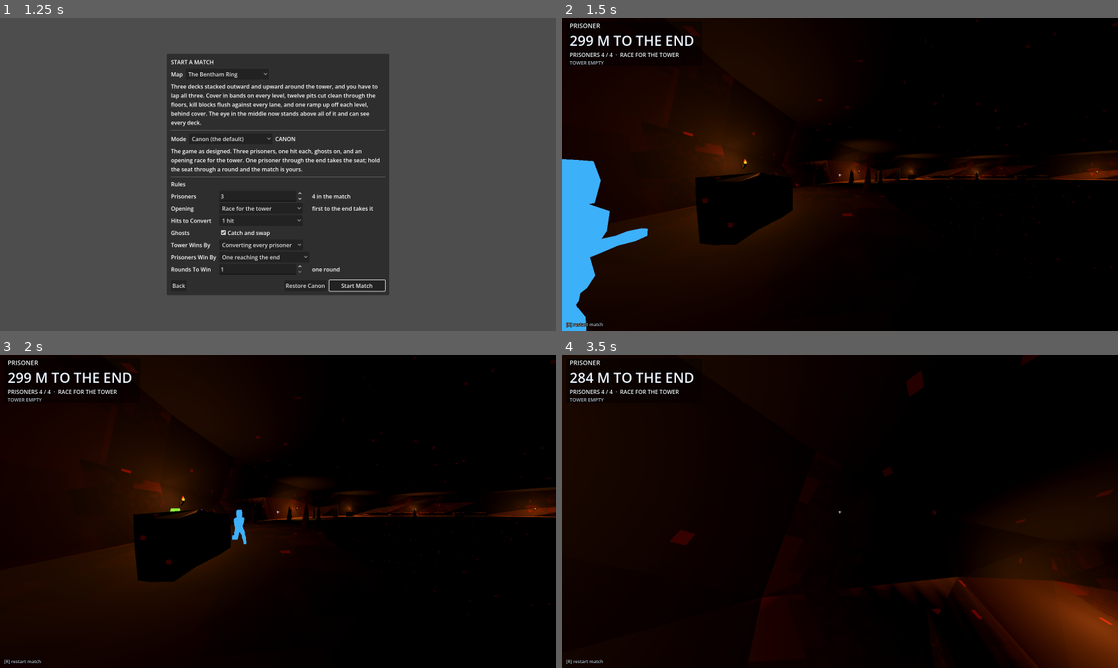
Above: before the commit, frames 1-4 (two rows, left to right).
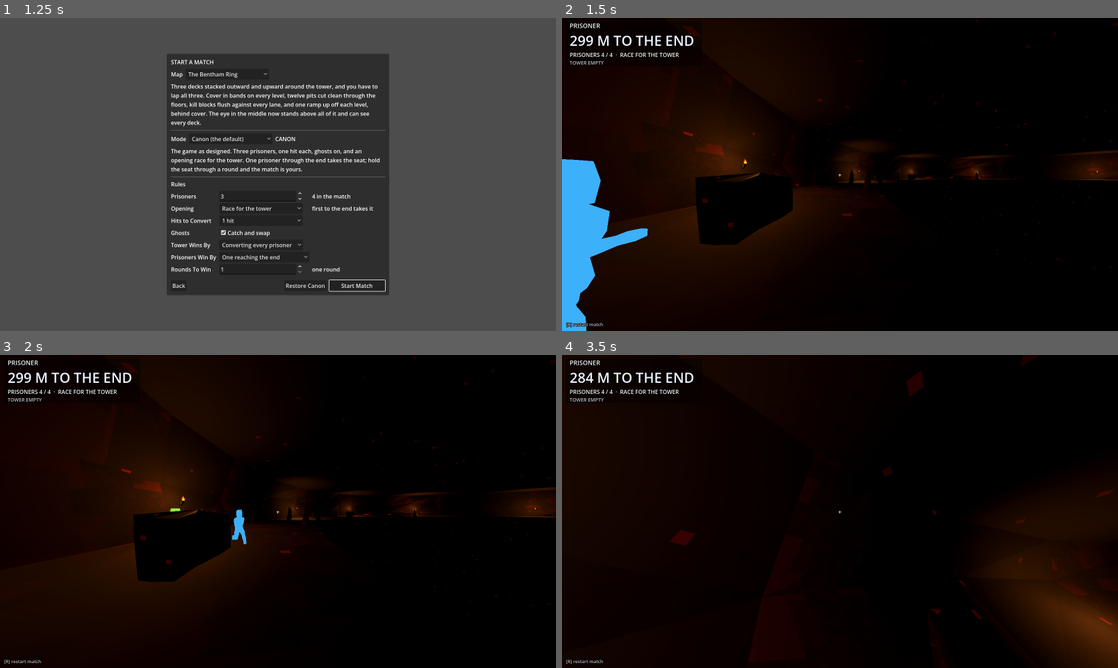
Above: after the commit, the same moments.

Repository: neotechnites/panopticon
Game: Godot game, scene res://scenes/ui/main_menu.tscn
Two runs of this game, one before a commit and one after it. Both use one fixed random seed, a clock stepped at 60 frames per second and the inputs below. Sound files missing from this copy of the repository are replaced by a short silence.
Inputs (mouse positions are in pixels of both pictures, inside the frame that each line leads up to):
- Up to frame 1 (1.25 s): click "Play" at 0.5 s
- Up to frame 2 (1.5 s): click "Start Match" at 1.25 s
- Up to frame 3 (2 s): no input
- Up to frame 4 (3.5 s): tap Enter at 2 s; move the mouse to (867, 511) at 2.02 s; hold W (move_forward) from 2.03 s (still down); click (867, 511) at 2.1 s; tap Space (jump) at 2.27, 3.02 s; move the mouse to (812, 511) at 2.77 s; tap Shift (slide) at 2.85 s

Frame 1 is identical in both runs. In frame 2, 1.0% of the frame differs, in the area x 43-100%, y 45-54%; in frame 3, 1.0%; in frame 4, 6.5%, in the area x 36-100%, y 70-100%.

Commit message:
ring: bars overhang the deck edges so nothing squeezes past; sun replaced by even ambient + overhead flood
Co-Authored-By: Claude Fable 5.1 <noreply@anthropic.com>

Diff:
--- a/scenes/ring/bentham_ring.tscn
+++ b/scenes/ring/bentham_ring.tscn
@@ -59,8 +59,8 @@
 background_mode = 2
 sky = SubResource("Sky")
 ambient_light_source = 3
-ambient_light_color = Color(0.35, 0.12, 0.10, 1.0)
-ambient_light_energy = 0.25
+ambient_light_color = Color(0.62, 0.30, 0.22, 1)
+ambient_light_energy = 0.75
 tonemap_mode = 2
 
 [node name="BenthamRing" type="Node3D"]
@@ -174,7 +174,7 @@
 
 [node name="RockBars" parent="." instance=ExtResource("20_rock_bars")]
 editor_description = "Bars across the lane at 350 deg, in the gap between finish and start, so the finish is visible from the start. Local X (10.6 m) runs radially, local Z is tangential."
-transform = Transform3D(0.984808, 0, 0.173648, 0, 1, 0, -0.173648, 0, 0.984808, 51.91, 23, -9.0297)
+transform = Transform3D(1.28025, 0, 0.173648, 0, 1, 0, -0.225742, 0, 0.984808, 51.91, 23, -9.0297)
 
 [node name="Sections" type="Node3D" parent="."]
 editor_description = "Map 1 sections, docs/MAP1_SECTIONS.md."
@@ -752,12 +752,20 @@
 editor_description = "Fire from the hole above, angled 20 degrees off vertical (about 70 deg below horizontal) into the pit rather than the flat noon light of an office."
 transform = Transform3D(1, 0, 0, 0, 0.34202, 0.939693, 0, -0.939693, 0.34202, 0, 20, 0)
 light_color = Color(1.0, 0.45, 0.15, 1.0)
-light_energy = 2.0
-shadow_enabled = true
+light_energy = 0.0
+shadow_enabled = false
 shadow_bias = 0.08
 shadow_normal_bias = 2.0
 directional_shadow_mode = 0
-directional_shadow_max_distance = 180.0
+directional_shadow_max_distance = 180.
+
+[node name="HellFlood" type="OmniLight3D" parent="Tower"]
+light_color = Color(1, 0.55, 0.35, 1)
+light_energy = 1.6
+shadow_enabled = false
+omni_range = 420.0
+omni_attenuation = 0.35
+transform = Transform3D(1, 0, 0, 0, 1, 0, 0, 0, 1, 0, 140, 0)0
 
 [node name="TowerLight" type="OmniLight3D" parent="Tower"]
 editor_description = "LOCAL GLOW ONLY, not the arena's main light -- see KeyLight. A small hot point above the platform …(285 unchanged characters)…
